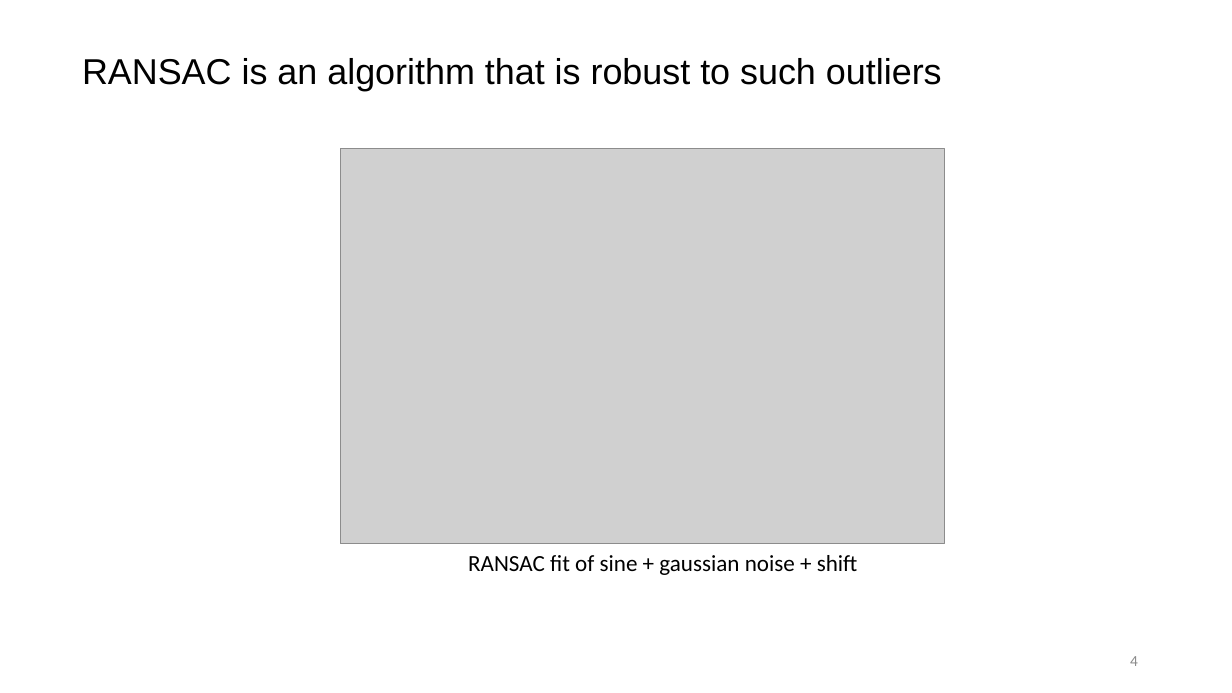
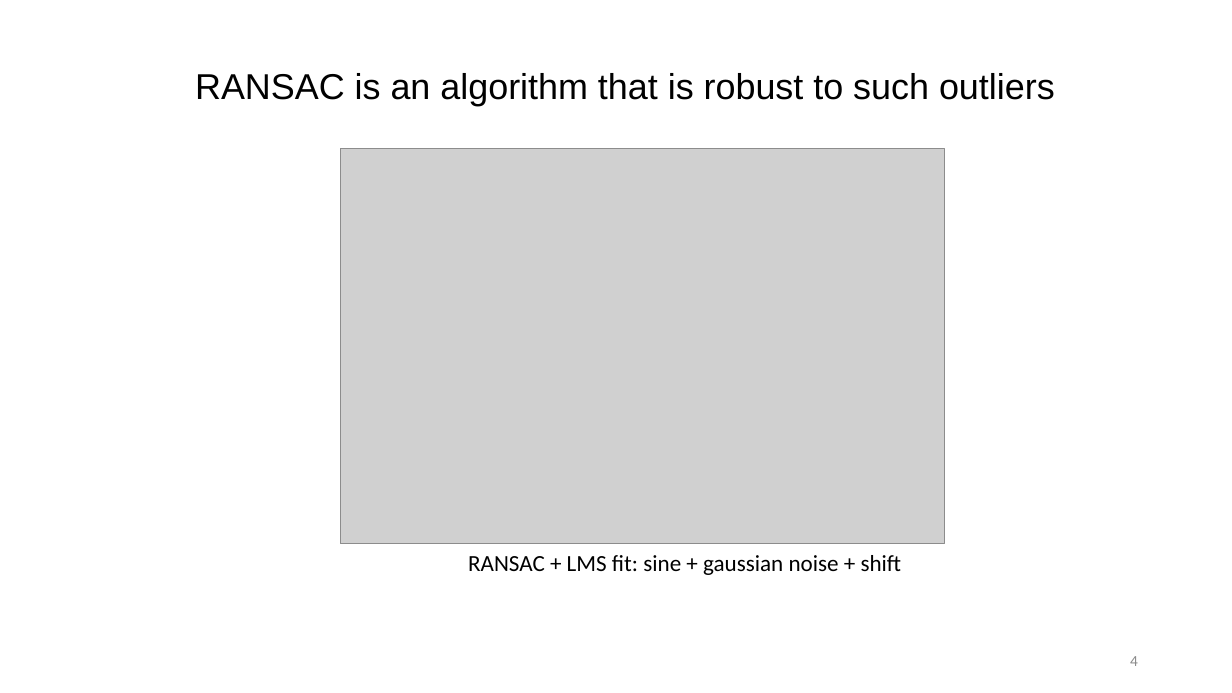
Before and after one commit to AlonSpinner/GradNumMethods, a slide deck: slide 4 of RANSAC/RANSAC.pptx. Drawn at 1232x693 pixels with LibreOffice and Linux fonts; fonts in the diff are those of the drawing; grey boxes stand for pictures. Boxes give left, top, right and bottom in pixels: in the first picture for what was removed or moved away, otherwise in the second. Text is boxed around its words. In the diff, an @@ line names an element or a change of style, - is before the commit and + after.

Commit message:
Updated RANSAC presentation

```diff
--- a/RANSAC/RANSAC.pptx
+++ b/RANSAC/RANSAC.pptx
@@ text "RANSAC is an algorithm that ...": place and size @@
-text "RANSAC is an algorithm that ..." at bbox=[82, 58, 942, 91]
+text "RANSAC is an algorithm that ..." at bbox=[195, 73, 1055, 106]
@@ text at bbox=[468, 555, 902, 575]: text changed @@
-RANSAC fit of sine + gaussian noise + shift
+RANSAC + LMS fit: sine + gaussian noise + shift
```
Also in this commit, not shown: 6 other slides changed, 6 slides added, 3 slides removed, 2 other files.
